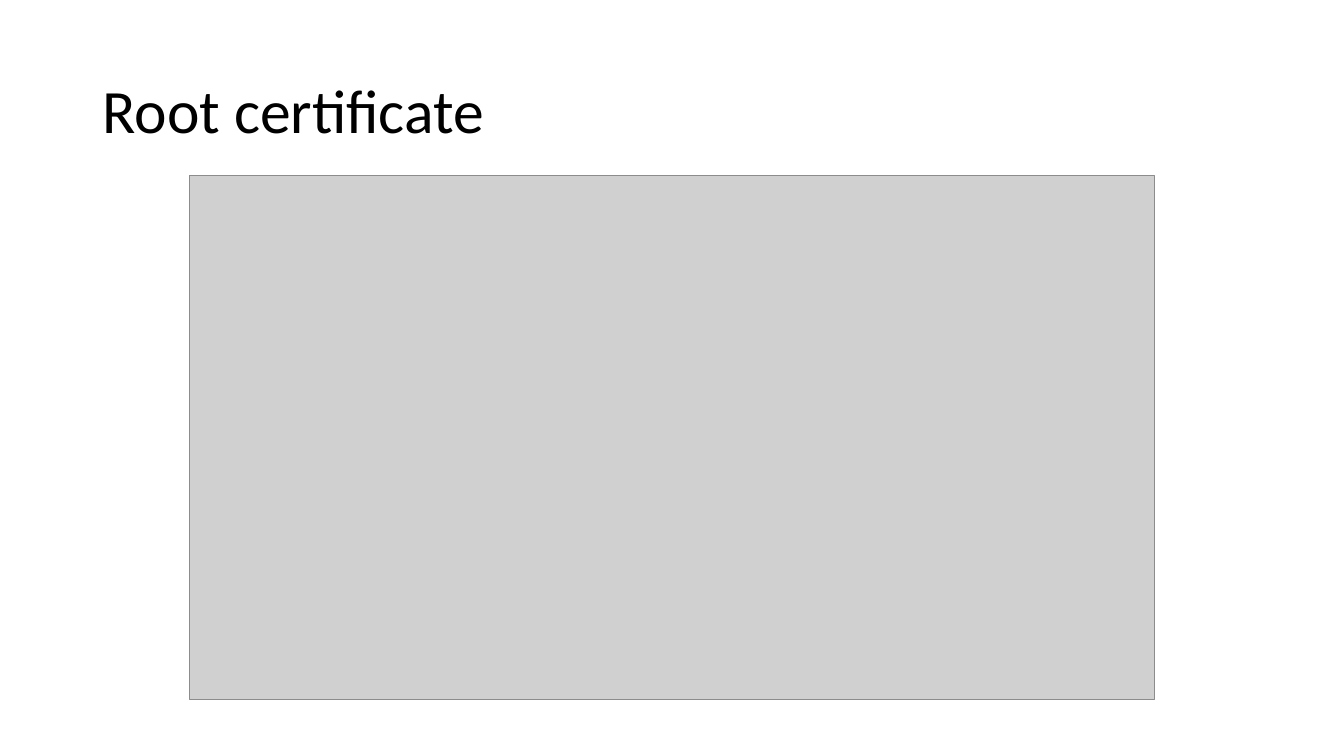
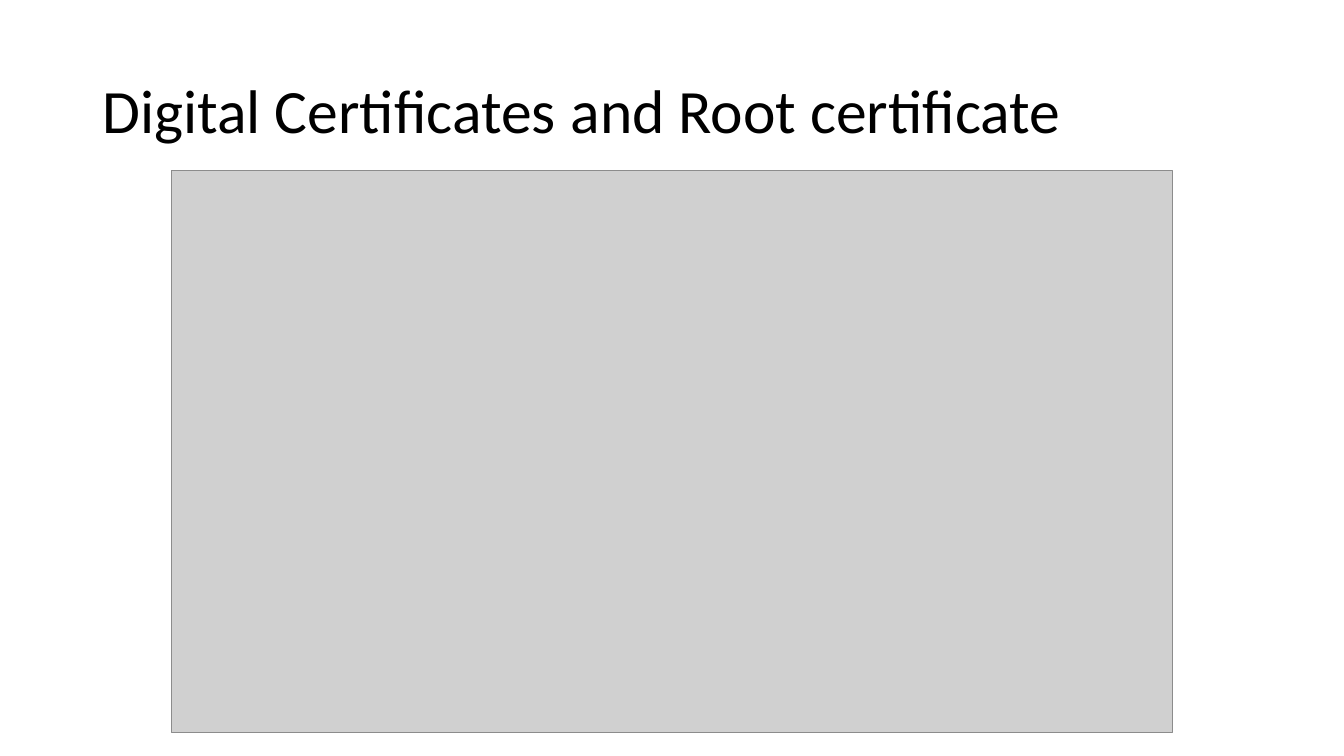
Before and after one commit to gas533/itn, a slide deck: slide 38 of 1.9 Application Layer/1.9 Application Layer.pptx (slide 34 before the commit). Drawn at 1344x756 pixels with LibreOffice and Linux fonts; fonts in the diff are those of the drawing; grey boxes stand for pictures. Boxes give left, top, right and bottom in pixels: in the first picture for what was removed or moved away, otherwise in the second. Text is boxed around its words. In the diff, an @@ line names an element or a change of style, - is before the commit and + after.

```diff
--- a/1.9 Application Layer/1.9 Application Layer.pptx
+++ b/1.9 Application Layer/1.9 Application Layer.pptx
@@ title at box(102, 90, 1060, 144): text changed @@
-Root certificate
+Digital Certificates and Root certificate
@@ picture: place and size @@
-picture at box(190, 175, 1154, 700)
+picture at box(171, 171, 1173, 733)
```
Also in this commit, not shown: 6 other slides changed, 7 slides added, 3 slides removed, 1 other file.
